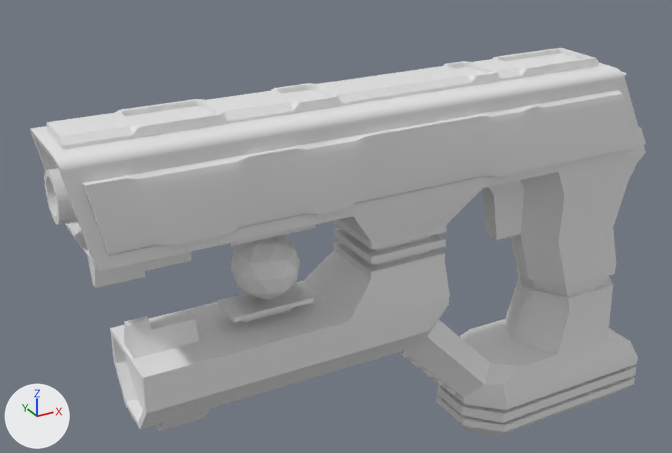
What one commit did to the Blender file Assets/Blender/scifiPistolDetailed.blend.
The view is the same before and after, from a 50 mm lens placed at (-0.825, -1.357, 0.808), pointed at (-0.04, 0.07, 0.095). Arrows for +X, +Y and +Z are at lower left; the lights stay in place.

The first picture shows 'Gun', 'Muzzle', 'Orb'.
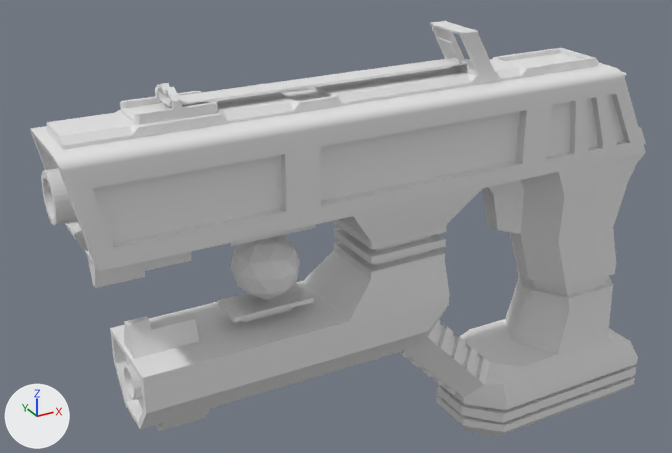
Where the newer file only moved an object's origin or applied its transform, the numbers keep the older frame.

Patch to the scene script:
```diff
--- a/Assets/Blender/scifiPistolDetailed.blend.py
+++ b/Assets/Blender/scifiPistolDetailed.blend.py
@@ me_cube @@
 # used by ob_gun; location = (-0.193, 0.0, -0.083)
-me_cube.from_pydata(...)  # 1040 vertices, 1011 faces; spans x -0.382..0.826, y -0.11..0.11, z -0.32..0.47
+me_cube.from_pydata(...)  # 1558 vertices, 1524 faces; spans x -0.382..0.826, y -0.11..0.11, z -0.32..0.552
+# me_cube part 1: 66 vertices moved from x -0.35..0.741, y -0.105..0.105, z 0.294..0.415 to x -0.336..0.729, y -0.093..0.093, z 0.301..0.408; 98 vertices removed from x -0.328..0.711, y -0.105..0.105, z 0.294..0.437; 588 vertices added at x -0.355..0.731, y -0.093..0.093, z 0.272..0.552
+# me_cube part 2: 2 vertices moved from x 0.473, y -0.018..0.018, z 0.114 to x 0.473, y -0.018..0.018, z 0.136; 4 vertices removed from x 0.308..0.457, y -0.093..0.093, z -0.178..0.046; 32 vertices added at x 0.292..0.437, y -0.063..0.063, z -0.169..-0.021
@@ me_cylinder_001 @@
+me_cylinder_001.from_pydata(...)  # 64 vertices, 32 faces; spans x -0.0279..0.027, y -0.0258..0.0258, z -0.0258..0.0258
@@ ob_muzzle @@
 ob_muzzle = bpy.data.objects.new('Muzzle', me_cylinder)
-ob_muzzle.location = (-0.536, 0.0, 0.281)
+ob_muzzle.location = (-0.541, 0.0, 0.281)
 _m = ob_muzzle.modifiers.new('Solidify', 'SOLIDIFY')
@@ ob_bottom_muzzle @@
+ob_bottom_muzzle = bpy.data.objects.new('Bottom Muzzle', me_cylinder_001)
+ob_bottom_muzzle.location = (-0.454, 0.0, -0.077)
+_m = ob_bottom_muzzle.modifiers.new('Solidify', 'SOLIDIFY')
+_m.thickness = 0.005
+_m.use_even_offset = True
```

Boxes (x1, y1, x2, y2) around the edits, measured in the pictures (672 x 453 px):
'Gun', reshaped (7% taller)
    before: (30, 48, 646, 437)
    after: (30, 21, 646, 437)
'Muzzle', moved
    before: (44, 168, 78, 225)
    after: (41, 168, 78, 225)
'Bottom Muzzle', added
    after: (123, 364, 143, 401)
part 1 of me_cube, built on
    before: (62, 75, 646, 271)
    after: (33, 21, 646, 271)
part 2 of me_cube, built on
    before: (349, 189, 541, 403)
    after: (434, 189, 524, 380)
